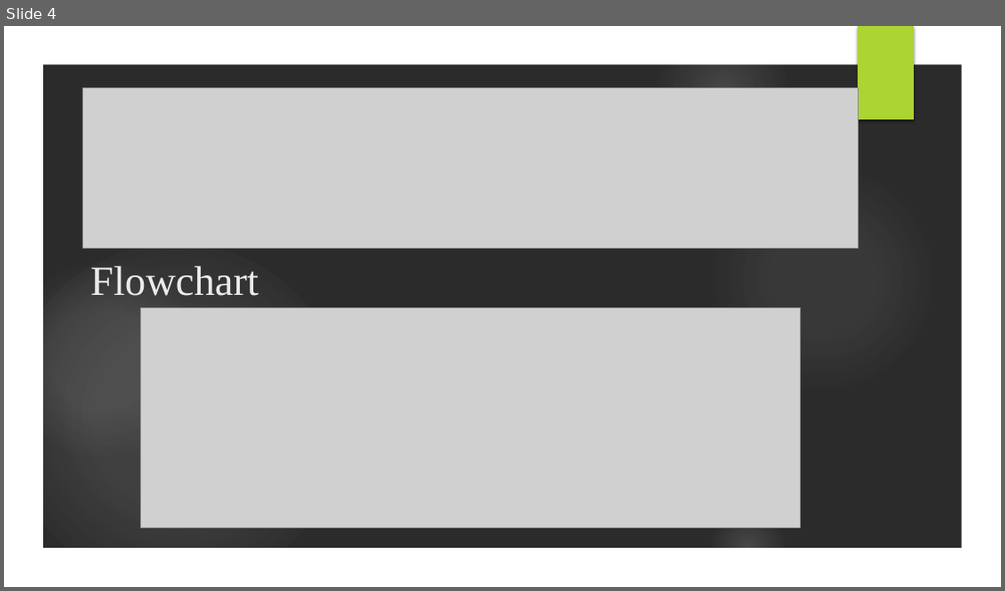
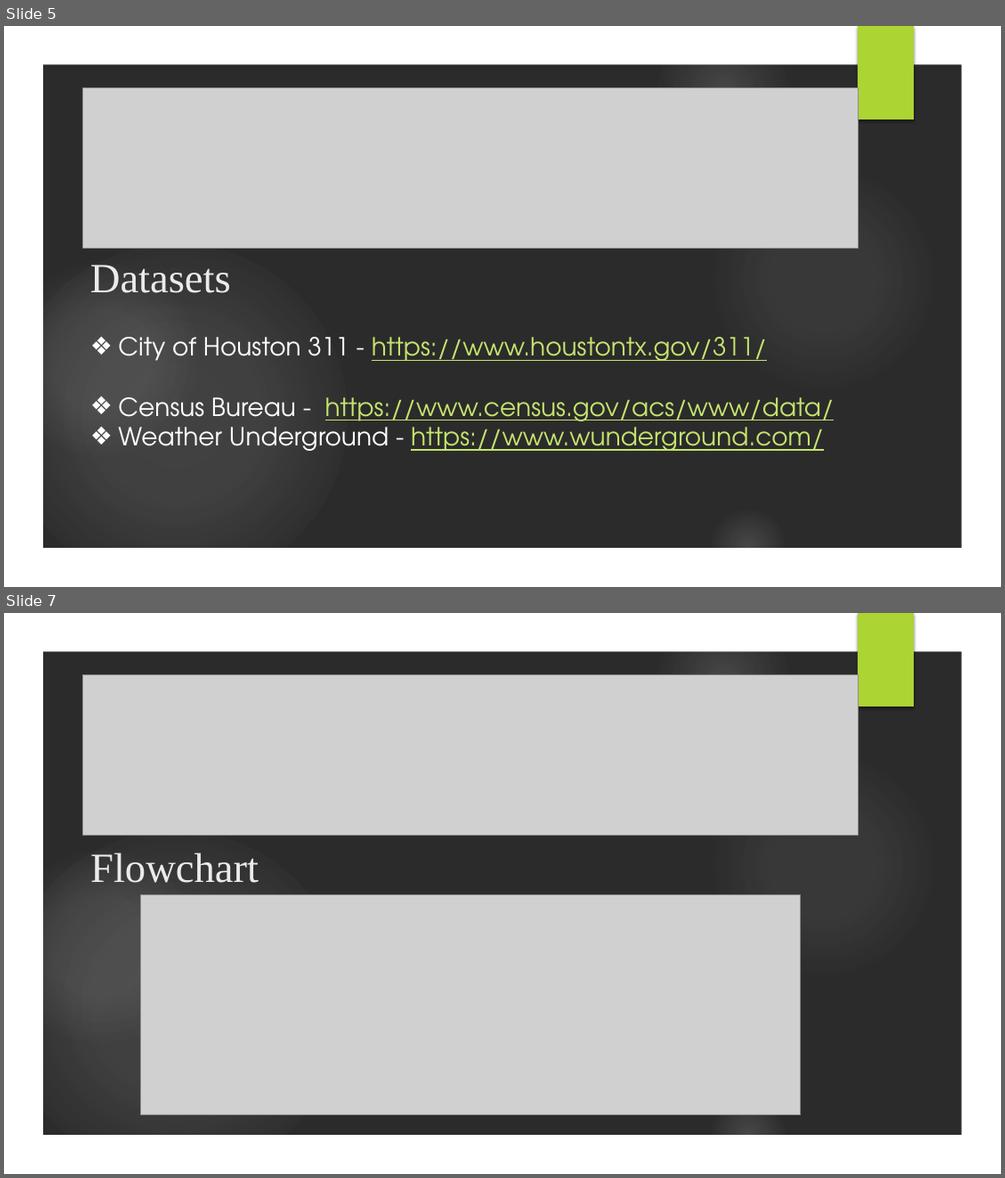
Before and after one commit to fpwirth/Final-Project, a slide deck: HoustonCity.pptx. Shown one above the other, each under a label of ours: slide 4 before the commit, slides 5 and 7 after it; the slides between them are not shown. The pictures are 1005x591 and 1005x1178 pixels, drawn with LibreOffice and Linux fonts; fonts in the diff are those of the drawing; grey boxes stand for pictures; background and template pictures are left out; a plain dark background stands for a picture behind light text. Boxes give left, top, right and bottom in pixels: in the first picture for what was removed or moved away, otherwise in the second. Text is boxed around its words. In the diff, an @@ line names an element or a change of style, - is before the commit and + after.

```diff
--- a/HoustonCity.pptx
+++ b/HoustonCity.pptx
@@ slide 5 added at [4, 26, 1001, 587], background picture (left out); not listed: 7 template elements that a slide beside it also shows @@
@@ picture added at [83, 87, 858, 248] @@
@@ text added at [90, 265, 834, 451], 24 pt, text #C4E46E, underline @@
+Datasets
+❖ City of Houston 311 - https://www.houstontx.gov/311/
+❖ Census Bureau - https://www.census.gov/acs/www/data/
+❖ Weather Underground - https://www.wunderground.com/
@@ what was slide 4 is now slide 7 @@
```
Also in this commit, not shown: 1 slide changed, 4 other slides added, 1 slide removed, 4 other files.
